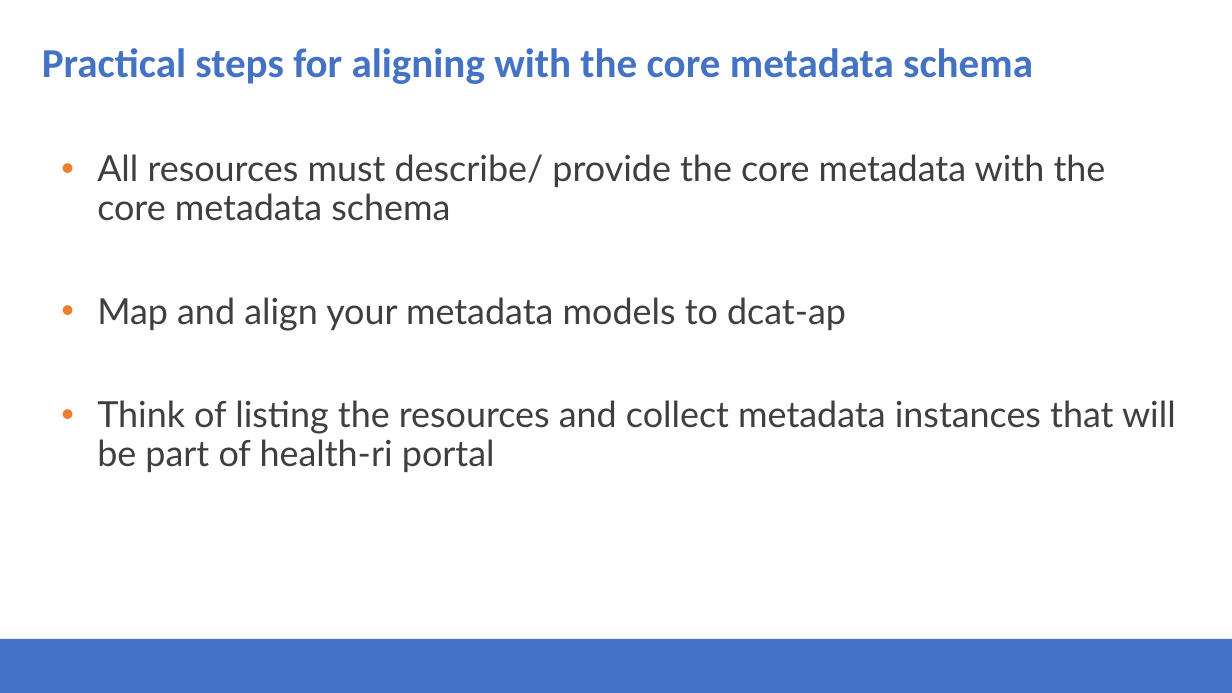
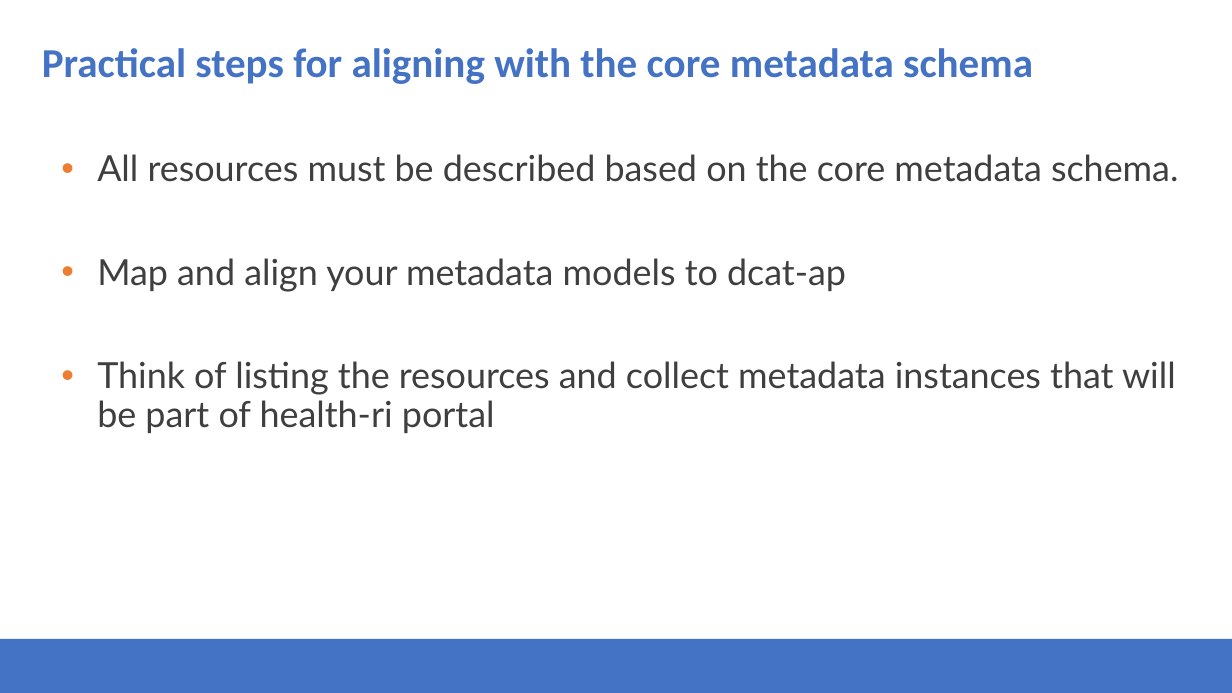
Before and after one commit to Health-RI/health-ri-metadata, a slide deck: slide 12 of Presentations/31082023HRI_Metadata_Schema_ImagingGroup_KickOff.pptx. Drawn at 1232x693 pixels with LibreOffice and Linux fonts; fonts in the diff are those of the drawing; background and template pictures are left out. Boxes give left, top, right and bottom in pixels: in the first picture for what was removed or moved away, otherwise in the second. Text is boxed around its words. In the diff, an @@ line names an element or a change of style, - is before the commit and + after.

```diff
--- a/Presentations/31082023HRI_Metadata_Schema_ImagingGroup_KickOff.pptx
+++ b/Presentations/31082023HRI_Metadata_Schema_ImagingGroup_KickOff.pptx
@@ text at (x1=97, y1=154, x2=1178, y2=182): text changed @@
-• All resources must describe/ provide the core metadata with the core metadata schema
+• All resources must be described based on the core metadata schema.
```
Also in this commit, not shown: 16 other slides changed, 1 slide removed.
